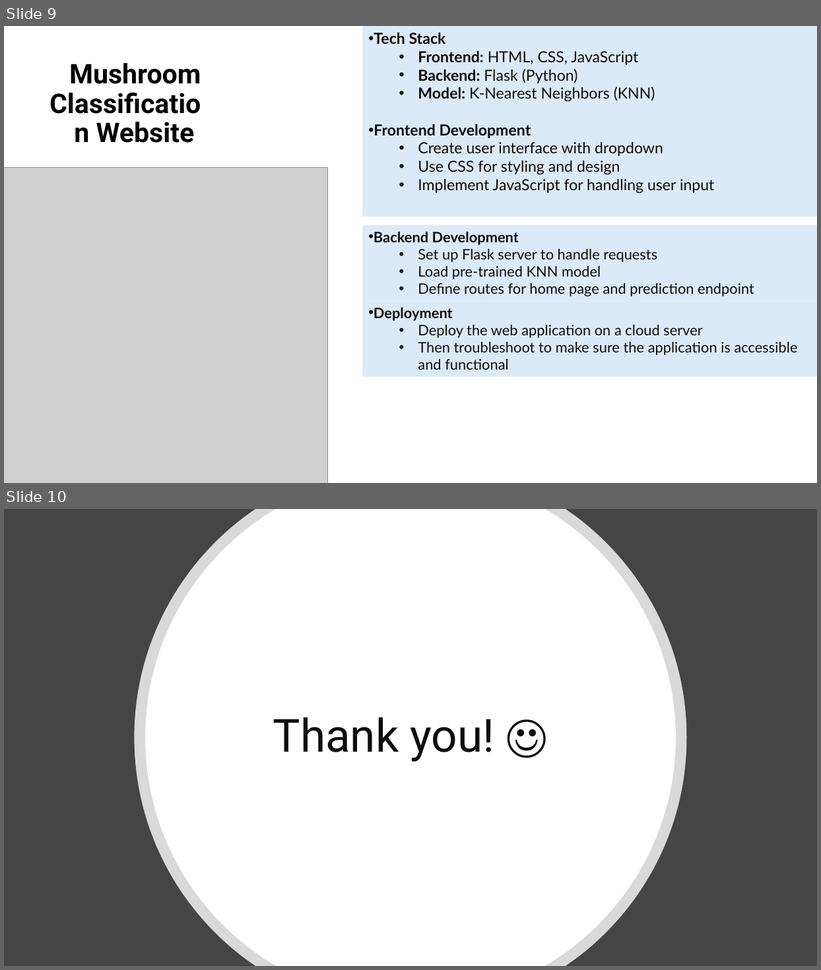
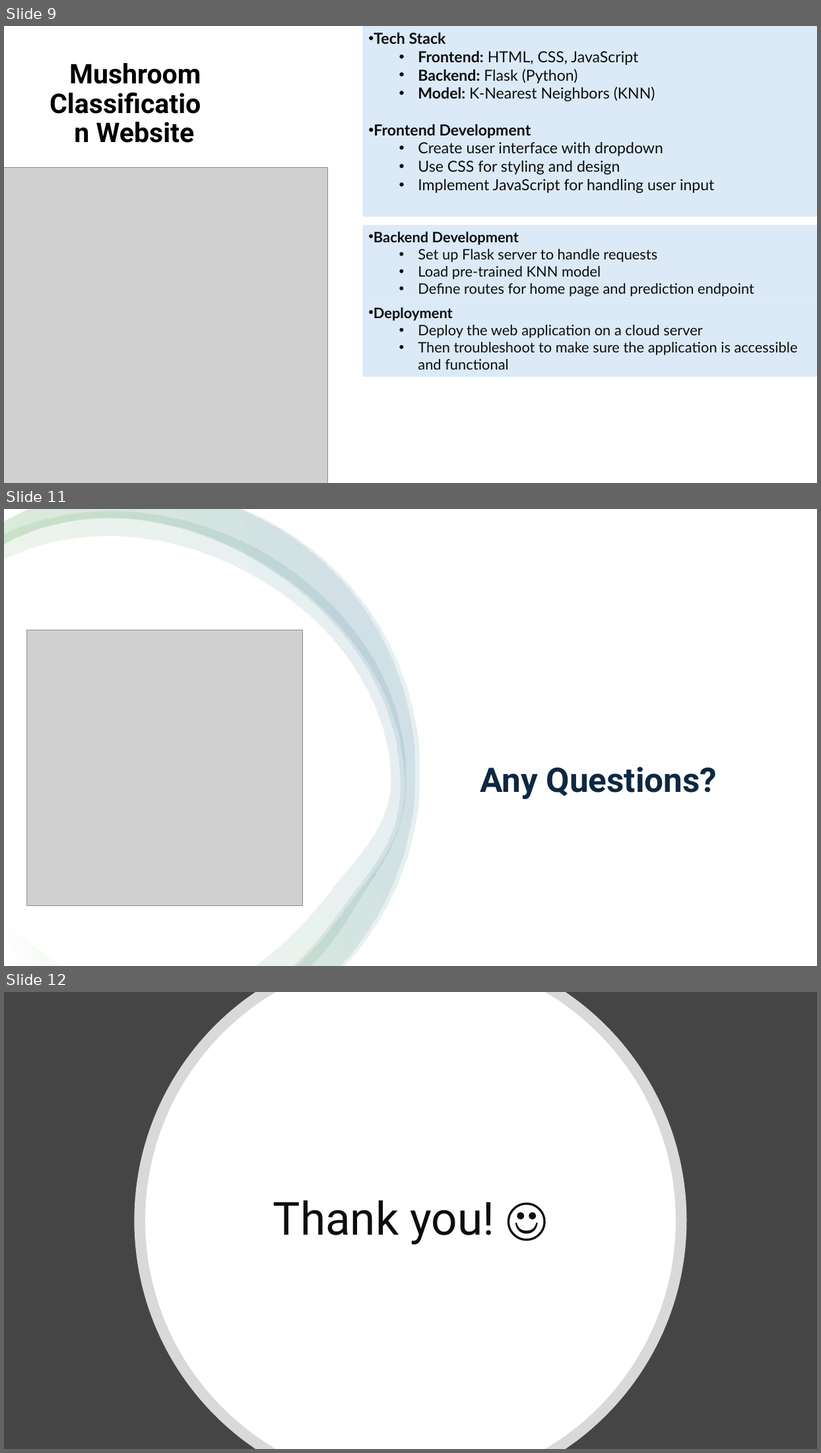
Before and after one commit to mjhihi/project4_team1, a slide deck: Mushroom Classification.pptx. Shown one above the other, each under a label of ours: slides 9 and 10 before the commit, slides 9, 11 and 12 after it; the slides between them are not shown. The pictures are 821x970 and 821x1453 pixels, drawn with LibreOffice and Linux fonts; fonts in the diff are those of the drawing; grey boxes stand for pictures. Boxes give left, top, right and bottom in pixels: in the first picture for what was removed or moved away, otherwise in the second. Text is boxed around its words. In the diff, an @@ line names an element or a change of style, - is before the commit and + after.

```diff
--- a/Mushroom Classification.pptx
+++ b/Mushroom Classification.pptx
@@ slide 11 added at [4, 509, 817, 966], background #FFFFFF @@
@@ rectangle added at [4, 509, 817, 966], fill #FFFFFF @@
@@ freeform shape added at [4, 512, 406, 966], fill gradient #FFFFFF to #4EA72E to #156082 @@
@@ freeform shape added at [4, 509, 415, 966], fill gradient #FFFFFF to #4EA72E to #156082 @@
@@ freeform shape added at [4, 509, 420, 966], fill gradient #FFFFFF to #4EA72E to #156082 @@
@@ picture added at [26, 630, 303, 907] @@
@@ title added at [480, 767, 717, 799], 40 pt, text #0E2841, bold @@
+Any Questions?
@@ what was slide 10 is now slide 12 @@
```
Also in this commit, not shown: 1 other slide added.
